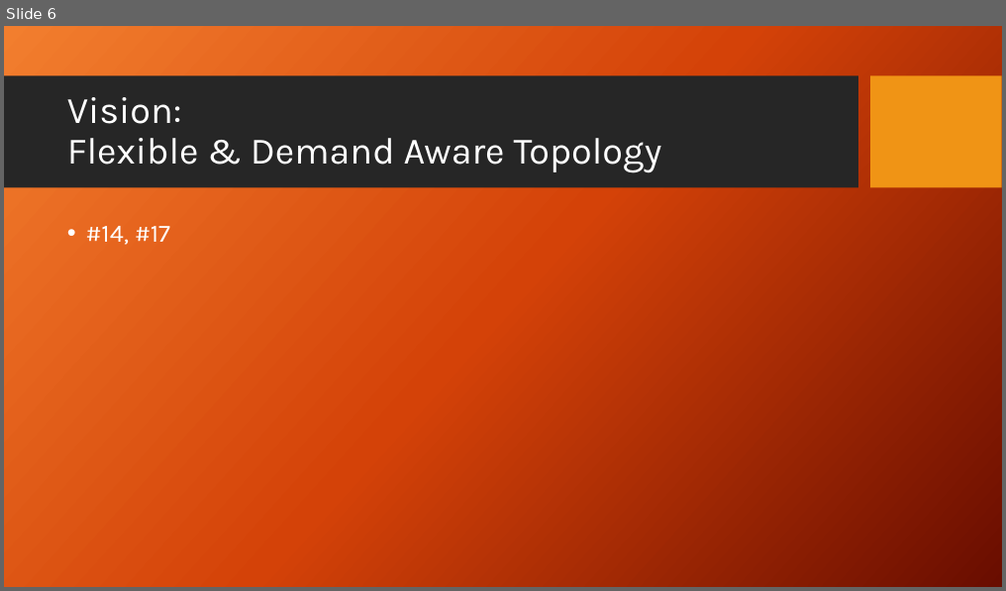
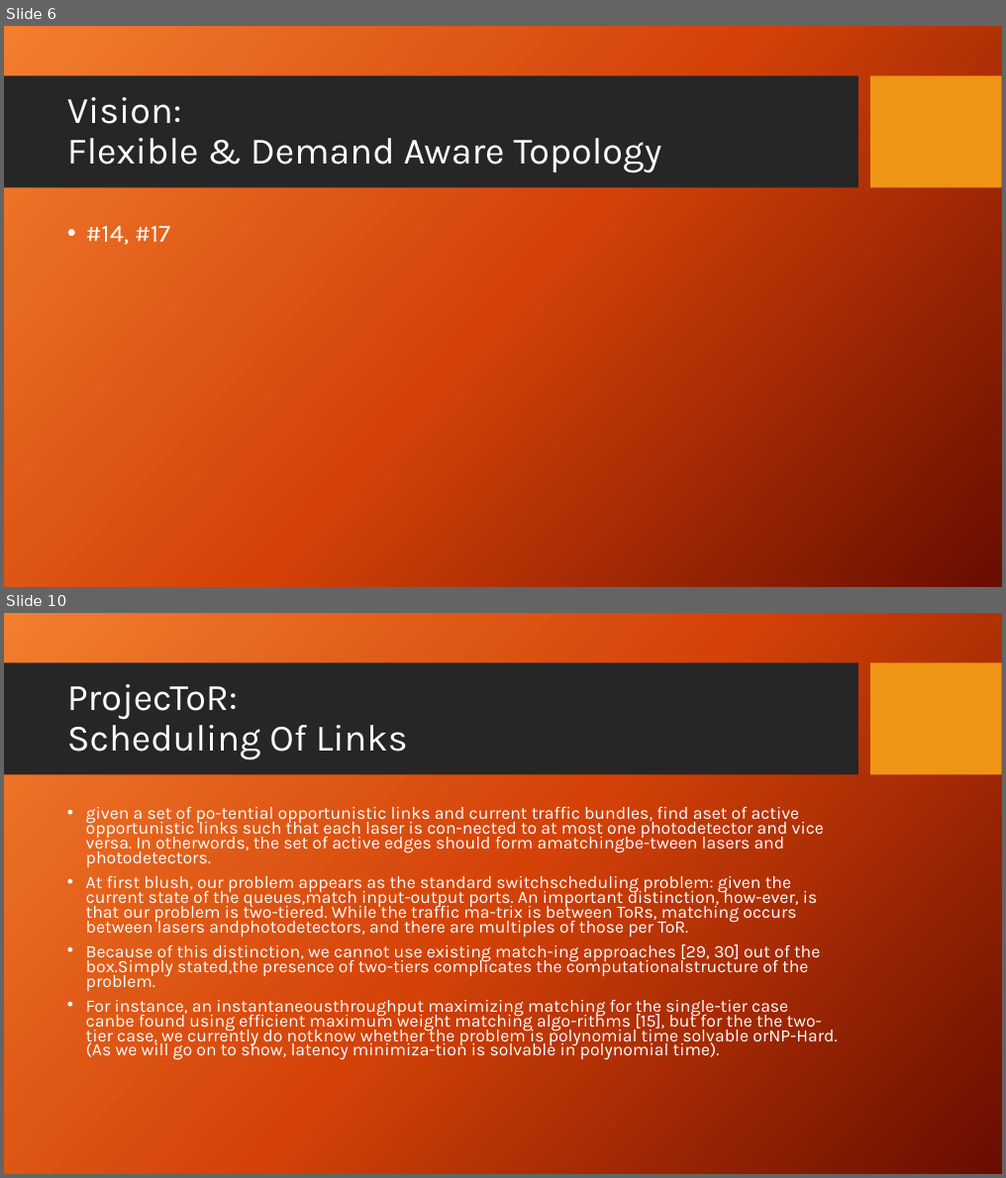
Before and after one commit to subhrendu1987/Presentations, a slide deck: ReadingGroup/ReadingGroup-AdjustNet.pptx. Shown one above the other, each under a label of ours: slide 6 before the commit, slides 6 and 10 after it; the slides between them are not shown. The pictures are 1006x591 and 1006x1178 pixels, drawn with LibreOffice and Linux fonts; fonts in the diff are those of the drawing; background and template pictures are left out. Boxes give left, top, right and bottom in pixels: in the first picture for what was removed or moved away, otherwise in the second. Text is boxed around its words. In the diff, an @@ line names an element or a change of style, - is before the commit and + after.

```diff
--- a/ReadingGroup/ReadingGroup-AdjustNet.pptx
+++ b/ReadingGroup/ReadingGroup-AdjustNet.pptx
@@ slide 10 added at [4, 613, 1002, 1174], background picture (left out); not listed: 2 template elements that a slide beside it also shows @@
@@ title added at [67, 684, 408, 761], 36 pt, text #FFFFFF @@
+ProjecToR:
+Scheduling Of Links
@@ text added at [86, 807, 837, 1060], 16.8 pt, text #FFFFFF @@
+• given a set of po-tential opportunistic links and current traffic bundles, find aset of active opportunistic links such that each laser is con-nected to at most one photodetector and vice versa. In otherwords, the set of active edges should form amatchingbe-tween lasers and photodetectors.
+• At first blush, our problem appears as the standard switchscheduling problem: given the current state of the queues,match input-output ports. An important distinction, how-ever, is that our problem is two-tiered. While the traffic ma-trix is between ToRs, matching occurs between lasers andphotodetectors, and there are multiples of those per ToR.
+• Because of this distinction, we cannot use existing match-ing approaches [29, 30] out of the box.Simply stated,the presence of two-tiers complicates the computationalstructure of the problem.
+• For instance, an instantaneousthroughput maximizing matching for the single-tier case canbe found using efficient maximum weight matching algo-rithms [15], but for the the two-tier case, we currently do notknow whether the problem is polynomial time solvable orNP-Hard. (As we will go on to show, latency minimiza-tion is solvable in polynomial time).
```
Also in this commit, not shown: 1 slide changed, 7 other slides added, 1 slide removed.
